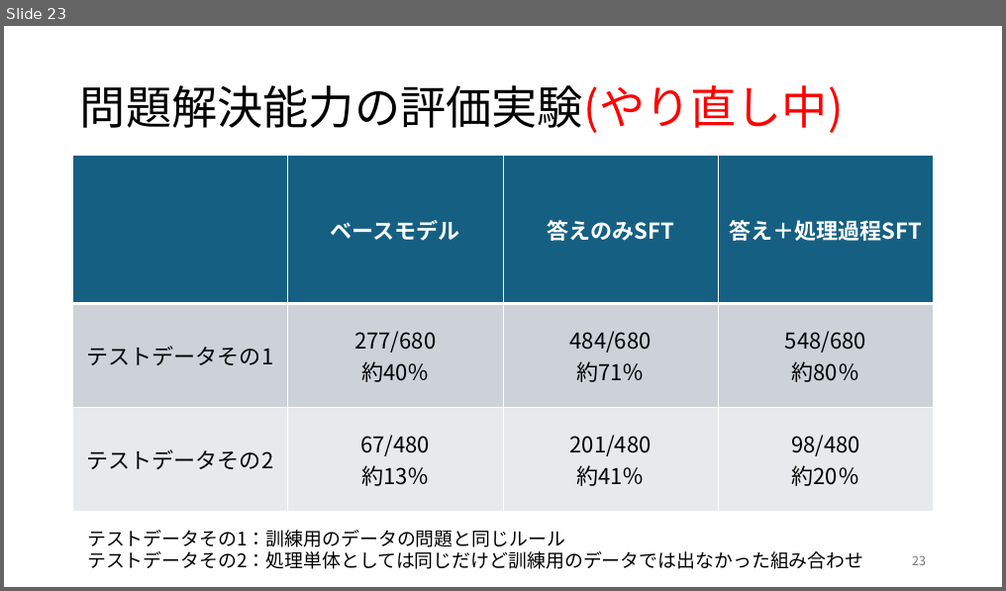
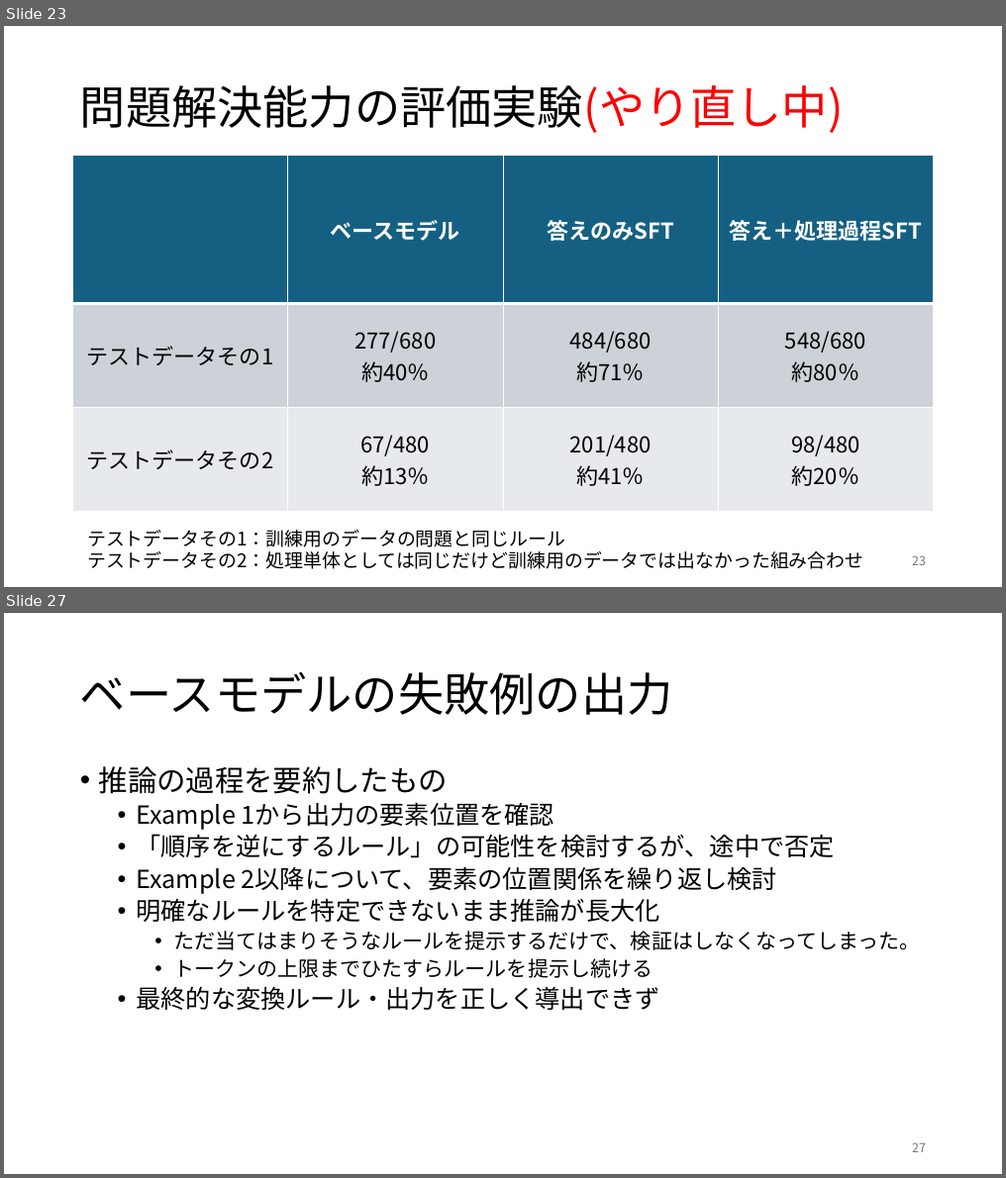
Before and after one commit to rollotea/array-task, a slide deck: 生成AIの追加学習による問題.pptx. Shown one above the other, each under a label of ours: slide 23 before the commit, slides 23 and 27 after it; the slides between them are not shown. The pictures are 1006x591 and 1006x1178 pixels, drawn with LibreOffice and Linux fonts; fonts in the diff are those of the drawing. Boxes give left, top, right and bottom in pixels: in the first picture for what was removed or moved away, otherwise in the second. Text is boxed around its words. In the diff, an @@ line names an element or a change of style, - is before the commit and + after.

```diff
--- a/生成AIの追加学習による問題.pptx
+++ b/生成AIの追加学習による問題.pptx
@@ slide 27 added at <box>4,613,1002,1174</box>, background #FFFFFF @@
@@ title added at <box>80,672,673,715</box>, 44 pt, text #000000 @@
+ベースモデルの失敗例の出力
@@ text added at <box>99,766,920,1010</box>, 24 pt, text #000000 @@
+• 推論の過程を要約したもの
+  • Example 1から出力の要素位置を確認
+  • 「順序を逆にするルール」の可能性を検討するが、途中で否定
+  • Example 2以降について、要素の位置関係を繰り返し検討
+  • 明確なルールを特定できないまま推論が長大化
+    • ただ当てはまりそうなルールを提示するだけで、検証はしなくなってしまった。
+    • トークンの上限までひたすらルールを提示し続ける
+  • 最終的な変換ルール・出力を正しく導出できず
@@ page number added at <box>912,1143,926,1153</box>, 12 pt, text #797979 @@
+27
```
Also in this commit, not shown: 4 slides changed, 7 other slides added, 1 slide removed, 17 other files.
